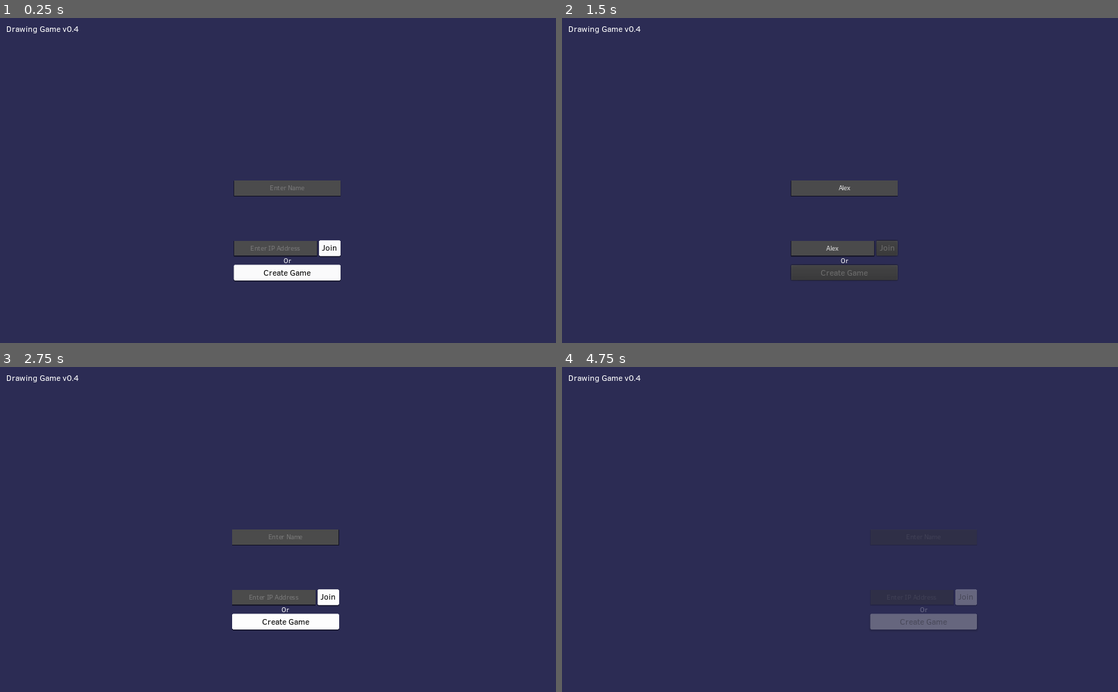
Above: before the commit, frames 1-4 (two rows, left to right).
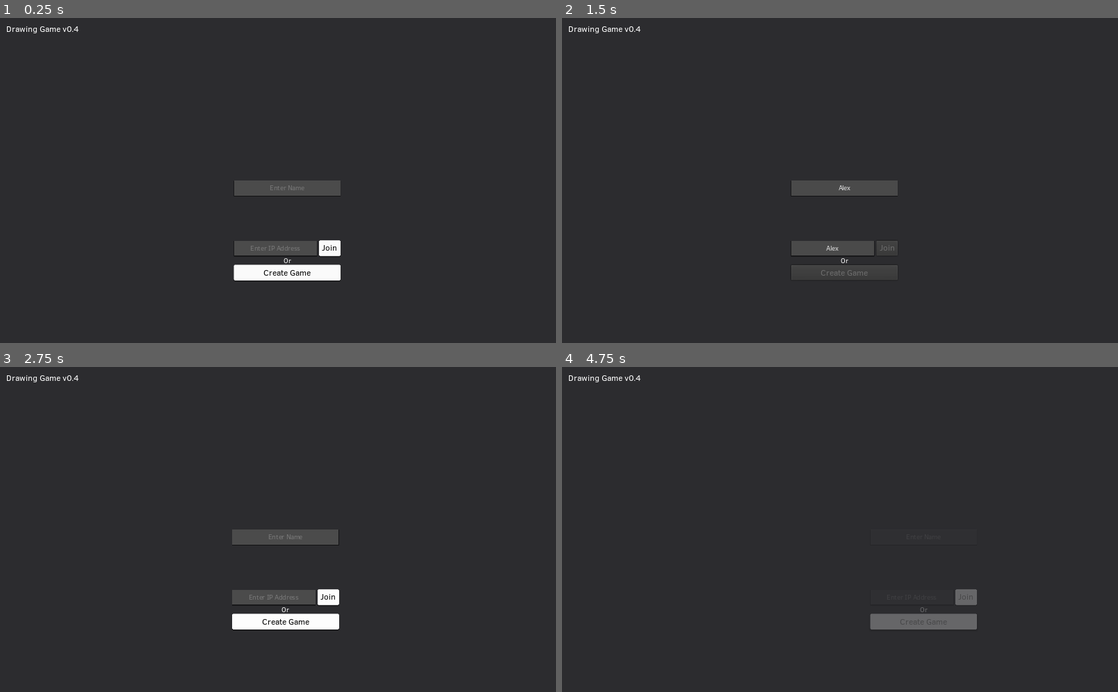
Above: after the commit, the same moments.

Repository: rednir/DrawingGame
Game: Godot game, scene res://Scenes/MainMenu.tscn
Same seed, same stepped clock (60 frames per second), same inputs: the game is played once before the commit and once after it. Sound files missing from this copy of the repository are replaced by a short silence.
Inputs (mouse positions are in pixels of both pictures, inside the frame that each line leads up to):
- Up to frame 1 (0.25 s): no input
- Up to frame 2 (1.5 s): click (845, 187) at 0.52 s; type "Alex" at 0.6 s; click (834, 248) at 0.75 s; type "Alex" at 0.83 s; click "Join" at 1.25 s
- Up to frame 3 (2.75 s): click "Leave" at 2 s
- Up to frame 4 (4.75 s): click "Create Game" at 2.75 s; click "OK" at 3.5 s; click "Create Game" at 4.25 s

The runs differ from the first frame. In frame 1, 97% of the frame differs, in the area x 0-100%, y 0-100%; in frame 2, 97%; in frame 3, 97%; in frame 4, 97%.
Error in both runs: Attempt to call function 'hide' in base 'previously freed instance' on a null instance. (res://Scripts/AutoLoads/Events.gd:51)

Commit message:
bg colour changes based on scene

Diff:
--- a/Scenes/Game.tscn
+++ b/Scenes/Game.tscn
@@ -8,7 +8,7 @@
 [ext_resource path="res://Scripts/Game/Game.gd" type="Script" id=6]
 
 [sub_resource type="StyleBoxFlat" id=1]
-bg_color = Color( 0.133333, 0.133333, 0.290196, 1 )
+bg_color = Color( 0, 0, 0, 0.27451 )
 border_width_left = 2
 border_width_top = 2
 border_width_right = 2
--- a/Scripts/AutoLoads/Client.gd
+++ b/Scripts/AutoLoads/Client.gd
@@ -41,6 +41,7 @@
 
 func on_connected(_proto = ""):
 	print("[Client] Connected")
+	VisualServer.set_default_clear_color(Color("2c2c54"))
 	for _i in range (2):		# for easy debugging
 		client.get_peer(1).put_var({
 			name = "this_player",
--- a/Scripts/MainMenu/MainMenu.gd
+++ b/Scripts/MainMenu/MainMenu.gd
@@ -15,6 +15,8 @@
 
 
 func _ready():
+	VisualServer.set_default_clear_color(Color("2c2c2f"))
+
 	$MainButtonsContainer/JoinContainer/ButtonJoin.connect("pressed", self, "on_button_join_pressed")
 	$MainButtonsContainer/ButtonCreate.connect("pressed", self, "on_button_create_pressed")
 
